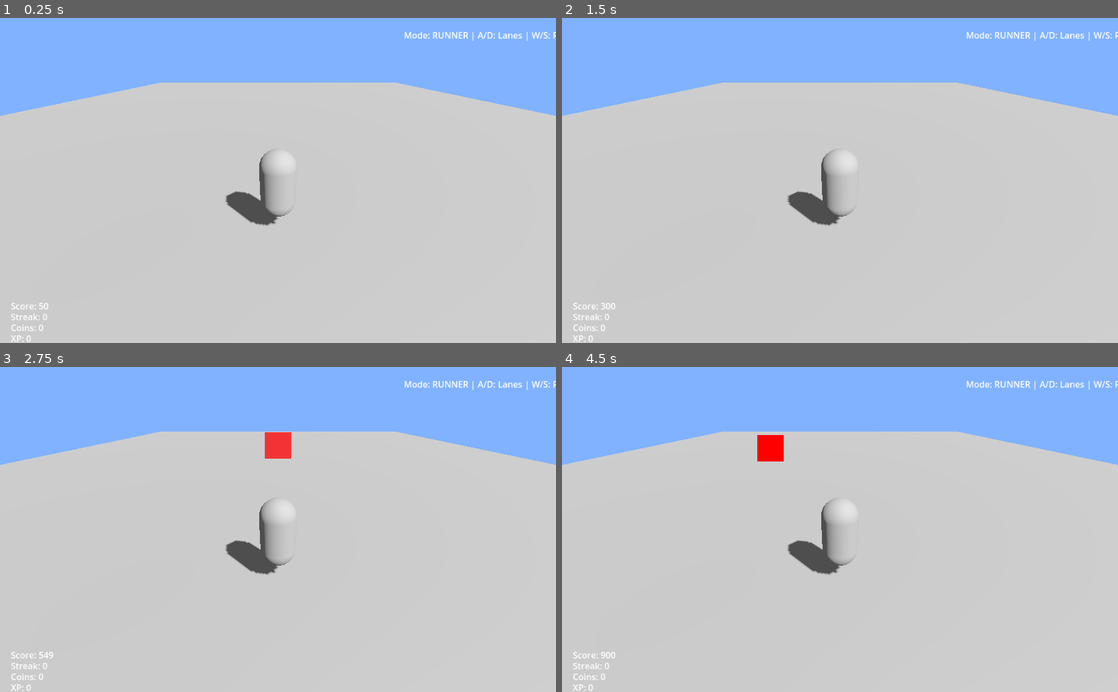
Above: before the commit, frames 1-4 (two rows, left to right).
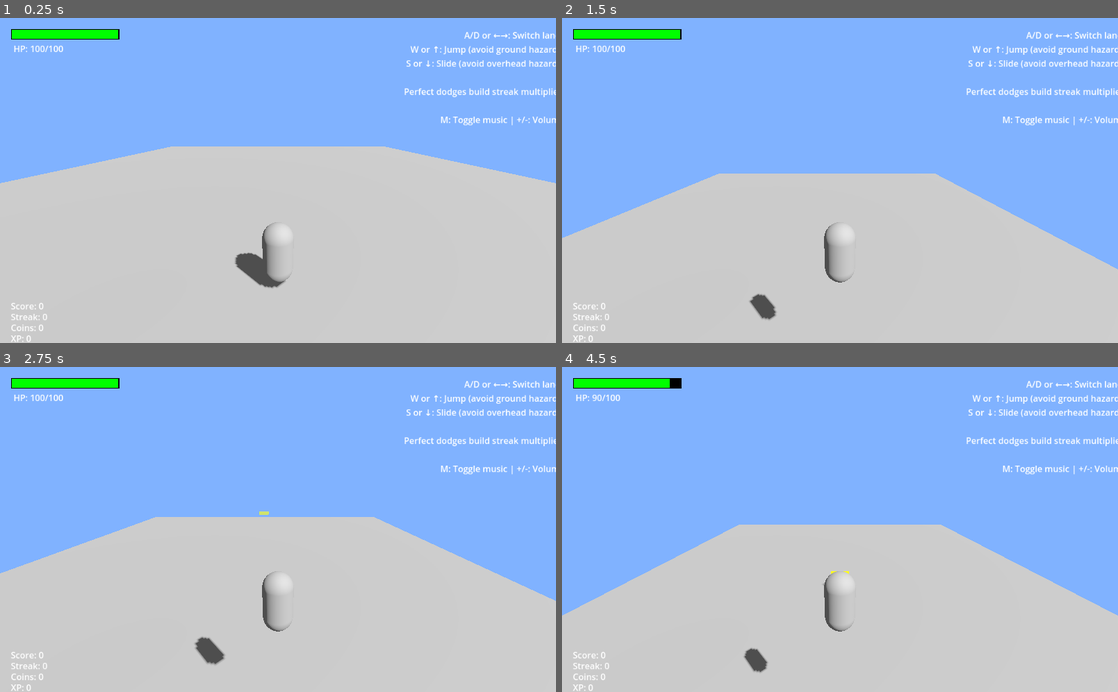
Above: after the commit, the same moments.

Repository: pnixon/godot-endless-runner-3d
Game: Godot game, scene res://Main3D.tscn
Same seed, same stepped clock (60 frames per second), same inputs: the game is played once before the commit and once after it.
Inputs:
- Up to frame 1 (0.25 s): no input
- Up to frame 2 (1.5 s): tap Enter at 0.5 s; hold D (move_right) 0.53-1.28 s; hold Shift (slide) 0.53-1.28 s; tap Space (hop) at 0.77, 0.8, 1.07, 1.35 s; hold S (move_backward) from 1.28 s (still down)
- Up to frame 3 (2.75 s): tap Space (hop) at 1.52, 1.82, 2.3 s; tap Shift (slide) at 1.55 s; release S (move_backward) at 2.03 s; hold D (move_right) from 2.03 s (still down); tap E (attack) at 2.1 s
- Up to frame 4 (4.5 s): release D (move_right) at 2.78 s; hold W (move_forward) 2.78-3.53 s; tap Shift (slide) at 2.85 s; tap Space (hop) at 3.02, 3.32, 3.77, 3.8, 4.07 s; hold A (move_left) from 3.53 s (still down); tap H at 3.6 s; tap T at 4.35 s

The runs differ from the first frame. In frame 1, 24% of the frame differs, in the area x 0-100%, y 3-90%; in frame 2, 36%; in frame 3, 33%; in frame 4, 38%, in the area x 0-100%, y 3-95%.
Error before the commit: Invalid assignment of property or key 'loop' with value of type 'bool' on a base object of type 'AudioStreamPlayer'. (res://GameManager.gd:108)
Error after the commit: Invalid assignment of property or key 'loop' with value of type 'bool' on a base object of type 'AudioStreamPlayer'. (res://GameManager3D.gd:113)

Commit message:
Fix script errors in 3D version
- Fixed start_combat function parameter order mismatch
- GameManager3D.start_combat now correctly calls combat_grid.start_combat with proper parameter order
- Cleaned up Main3D.tscn to remove problematic UIDs
- Updated instructions text to reflect 3D controls (W/S for forward/backward movement)

The game should now load without parse errors.

Diff:
--- a/EnhancedObstacle3D.gd
+++ b/EnhancedObstacle3D.gd
@@ -294,7 +294,7 @@
 				return_to_pool()
 
 			HazardData.HazardType.ENEMY_MARKER:
-				# Trigger combat encounter
+				# Trigger combat encounter (fix parameter order: formation_id first, then lane)
 				print("Player hit enemy marker! Formation: ", hazard_data.enemy_formation_id)
 				get_tree().call_group("game_manager", "start_combat", hazard_data.enemy_formation_id, hazard_data.lane)
 				return_to_pool()
--- a/GameManager3D.gd
+++ b/GameManager3D.gd
@@ -334,8 +334,8 @@
 	# Pause runner mode
 	game_running = false
 
-	# Start combat
-	combat_grid.start_combat(formation_id, player_lane_at_encounter)
+	# Start combat (fix parameter order: player_lane first, then formation_id)
+	combat_grid.start_combat(player_lane_at_encounter, formation_id)
 
 func _on_combat_ended():
 	print("Combat ended, returning to runner mode")
--- a/Main3D.tscn
+++ b/Main3D.tscn
@@ -1,7 +1,7 @@
-[gd_scene load_steps=8 format=3 uid="uid://eb8bsfpekeeu3d"]
+[gd_scene load_steps=8 format=3]
 
-[ext_resource type="Script" uid="uid://br1qdnow3cmfj" path="res://GameManager3D.gd" id="1"]
-[ext_resource type="Script" uid="uid://gad355jhly4x" path="res://Player3D.gd" id="2"]
+[ext_resource type="Script" path="res://GameManager3D.gd" id="1"]
+[ext_resource type="Script" path="res://Player3D.gd" id="2"]
 
 [sub_resource type="BoxShape3D" id="BoxShape3D_1"]
 size = Vector3(1, 2, 1)
@@ -110,8 +110,8 @@
 offset_right = -20.0
 offset_bottom = 140.0
 text = "A/D or ←→: Switch lanes
-W or ↑: Jump (avoid ground hazards)
-S or ↓: Slide (avoid overhead hazards)
+W/S or ↑/↓: Move forward/backward
+Space: Jump | Shift: Slide
 
 Perfect dodges build streak multiplier!
 
--- /dev/null
+++ b/Test3D.tscn
@@ -0,0 +1,25 @@
+[gd_scene load_steps=4 format=3]
+
+[sub_resource type="BoxMesh" id="BoxMesh_1"]
+
+[sub_resource type="StandardMaterial3D" id="StandardMaterial3D_1"]
+albedo_color = Color(1, 0, 0, 1)
+
+[sub_resource type="Environment" id="Environment_1"]
+background_mode = 1
+background_color = Color(0.5, 0.7, 1, 1)
+
+[node name="Test3D" type="Node3D"]
+
+[node name="MeshInstance3D" type="MeshInstance3D" parent="."]
+mesh = SubResource("BoxMesh_1")
+surface_material_override/0 = SubResource("StandardMaterial3D_1")
+
+[node name="Camera3D" type="Camera3D" parent="."]
+transform = Transform3D(1, 0, 0, 0, 0.707107, 0.707107, 0, -0.707107, 0.707107, 0, 2, 3)
+
+[node name="DirectionalLight3D" type="DirectionalLight3D" parent="."]
+transform = Transform3D(0.707107, -0.5, 0.5, 0, 0.707107, 0.707107, -0.707107, -0.5, 0.5, 0, 2, 0)
+
+[node name="WorldEnvironment" type="WorldEnvironment" parent="."]
+environment = SubResource("Environment_1")
--- a/project.godot
+++ b/project.godot
@@ -23,43 +23,6 @@
 
 move_left={
 "deadzone": 0.5,
-"events": [Object(InputEventKey,"resource_local_to_scene":false,"resource_name":"","device":-1,"window_id":0,"alt_pressed":false,"shift_pressed":false,"ctrl_pressed":false,"meta_pressed":false,"pressed":false,"keycode":0,"physical_keycode":65,"key_label":0,"unicode":97,"echo":false,"script":null)
-, Object(InputEventKey,"resource_local_to_scene":false,"resource_name":"","device":-1,"window_id":0,"alt_pressed":false,"shift_pressed":false,"ctrl_pressed":false,"meta_pressed":false,"pressed":false,"keycode":0,"physical_keycode":4194319,"key_label":0,"unicode":0,"echo":false,"script":null)
-]
-}
-move_right={
-"deadzone": 0.5,
-"events": [Object(InputEventKey,"resource_local_to_scene":false,"resource_name":"","device":-1,"window_id":0,"alt_pressed":false,"shift_pressed":false,"ctrl_pressed":false,"meta_pressed":false,"pressed":false,"keycode":0,"physical_keycode":68,"key_label":0,"unicode":100,"echo":false,"script":null)
-, Object(InputEventKey,"resource_local_to_scene":false,"resource_name":"","device":-1,"window_id":0,"alt_pressed":false,"shift_pressed":false,"ctrl_pressed":false,"meta_pressed":false,"pressed":false,"keycode":0,"physical_keycode":4194321,"key_label":0,"unicode":0,"echo":false,"script":null)
-]
-}
-move_forward={
-"deadzone": 0.5,
-"events": [Object(InputEventKey,"resource_local_to_scene":false,"resource_name":"","device":-1,"window_id":0,"alt_pressed":false,"shift_pressed":false,"ctrl_pressed":false,"meta_pressed":false,"pressed":false,"keycode":0,"physical_keycode":87,"key_label":0,"unicode":119,"echo":false,"script":null)
-, Object(InputEventKey,"resource_local_to_scene":false,"resource_name":"","device":-1,"window_id":0,"alt_pressed":false,"shift_pressed":false,"ctrl_pressed":false,"meta_pressed":false,"pressed":false,"keycode":0,"physical_keycode":4194320,"key_label":0,"unicode":0,"echo":false,"script":null)
-]
-}
-move_backward={
-"deadzone": 0.5,
-"events": [Object(InputEventKey,"resource_local_to_scene":false,"resource_name":"","device":-1,"window_id":0,"alt_pressed":false,"shift_pressed":false,"ctrl_pressed":false,"meta_pressed":false,"pressed":false,"keycode":0,"physical_keycode":83,"key_label":0,"unicode":115,"echo":false,"script":null)
-, Object(InputEventKey,"resource_local_to_scene":false,"resource_name":"","device":-1,"window_id":0,"alt_pressed":false,"shift_pressed":false,"ctrl_pressed":false,"meta_pressed":false,"pressed":false,"keycode":0,"physical_keycode":4194322,"key_label":0,"unicode":0,"echo":false,"script":null)
-]
-}
-jump={
-"deadzone": 0.5,
-"events": [Object(InputEventKey,"resource_local_to_scene":false,"resource_name":"","device":-1,"window_id":0,"alt_pressed":false,"shift_pressed":false,"ctrl_pressed":false,"meta_pressed":false,"pressed":false,"keycode":0,"physical_keycode":32,"key_label":0,"unicode":32,"echo":false,"script":null)
-]
-}
-slide={
-"deadzone": 0.5,
-"events": [Object(InputEventKey,"resource_local_to_scene":false,"resource_name":"","device":-1,"window_id":0,"alt_pressed":false,"shift_pressed":false,"ctrl_pressed":false,"meta_pressed":false,"pressed":false,"keycode":0,"physical_keycode":4194325,"key_label":0,"unicode":0,"echo":false,"script":null)
-]
-}
-
-[input]
-
-move_left={
-"deadzone": 0.5,
 "events": [Object(InputEventKey,"resource_local_to_scene":false,"resource_name":"","device":-1,"window_id":0,"alt_press …(191 unchanged characters)…
 , Object(InputEventKey,"resource_local_to_scene":false,"resource_name":"","device":-1,"window_id":0,"alt_pressed":false …(186 unchanged characters)…
 ]
@@ -68,16 +31,6 @@
 "deadzone": 0.5,
 "events": [Object(InputEventKey,"resource_local_to_scene":false,"resource_name":"","device":-1,"window_id":0,"alt_press …(192 unchanged characters)…
 , Object(InputEventKey,"resource_local_to_scene":false,"resource_name":"","device":-1,"window_id":0,"alt_pressed":false …(186 unchanged characters)…
-]
-}
-hop={
-"deadzone": 0.5,
-"events": [Object(InputEventKey,"resource_local_to_scene":false,"resource_name":"","device":-1,"window_id":0,"alt_pressed":false,"shift_pressed":false,"ctrl_pressed":false,"meta_pressed":false,"pressed":false,"keycode":0,"physical_keycode":32,"key_label":0,"unicode":32,"location":0,"echo":false,"script":null)
-]
-}
-slide={
-"deadzone": 0.5,
-"events": [Object(InputEventKey,"resource_local_to_scene":false,"resource_name":"","device":-1,"window_id":0,"alt_pressed":false,"shift_pressed":false,"ctrl_pressed":false,"meta_pressed":false,"pressed":false,"keycode":0,"physical_keycode":4194325,"key_label":0,"unicode":0,"location":0,"echo":false,"script":null)
 ]
 }
 move_forward={
@@ -90,6 +43,21 @@
 "events": [Object(InputEventKey,"resource_local_to_scene":false,"resource_name":"","device":-1,"window_id":0,"alt_press …(192 unchanged characters)…
 ]
 }
+jump={
+"deadzone": 0.5,
+"events": [Object(InputEventKey,"resource_local_to_scene":false,"resource_name":"","device":-1,"window_id":0,"alt_pressed":false,"shift_pressed":false,"ctrl_pressed":false,"meta_pressed":false,"pressed":false,"keycode":0,"physical_keycode":32,"key_label":0,"unicode":32,"location":0,"echo":false,"script":null)
+]
+}
+slide={
+"deadzone": 0.5,
+"events": [Object(InputEventKey,"resource_local_to_scene":false,"resource_name":"","device":-1,"window_id":0,"alt_pressed":false,"shift_pressed":false,"ctrl_pressed":false,"meta_pressed":false,"pressed":false,"keycode":0,"physical_keycode":4194325,"key_label":0,"unicode":0,"location":0,"echo":false,"script":null)
+]
+}
+hop={
+"deadzone": 0.5,
+"events": [Object(InputEventKey,"resource_local_to_scene":false,"resource_name":"","device":-1,"window_id":0,"alt_pressed":false,"shift_pressed":false,"ctrl_pressed":false,"meta_pressed":false,"pressed":false,"keycode":0,"physical_keycode":32,"key_label":0,"unicode":32,"location":0,"echo":false,"script":null)
+]
+}
 attack={
 "deadzone": 0.5,
 "events": [Object(InputEventKey,"resource_local_to_scene":false,"resource_name":"","device":-1,"window_id":0,"alt_press …(192 unchanged characters)…
Not shown, added: Background3D.gd.uid
Not shown, added: EnhancedObstacle3D.gd.uid
Not shown, added: GameManager3D.gd.uid
Not shown, added: Player3D.gd.uid
